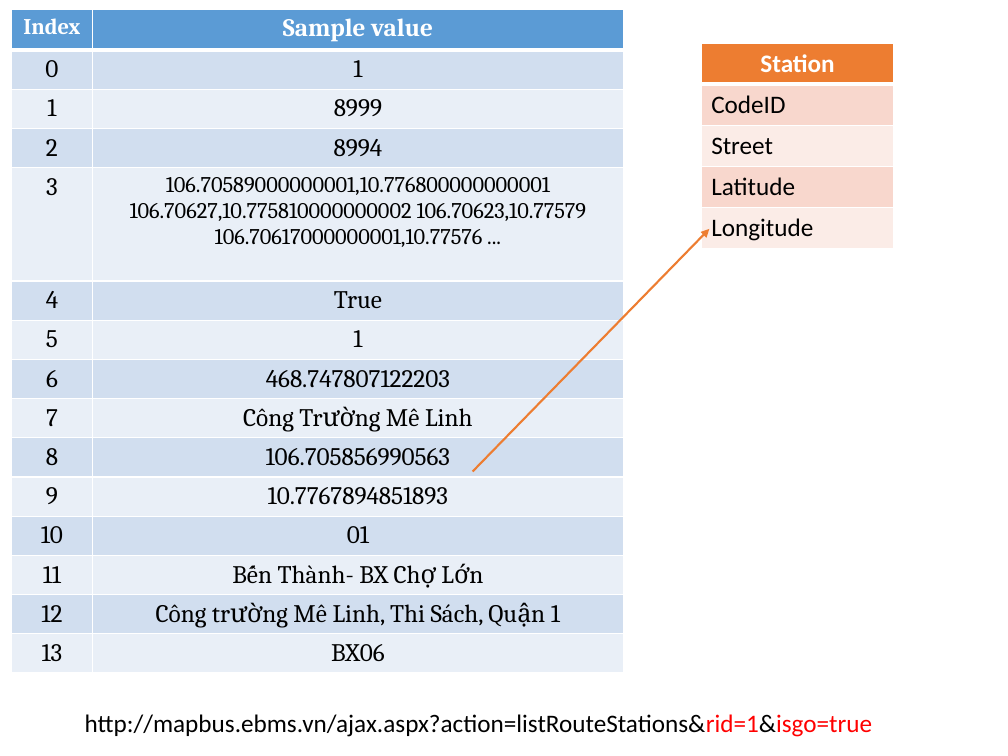
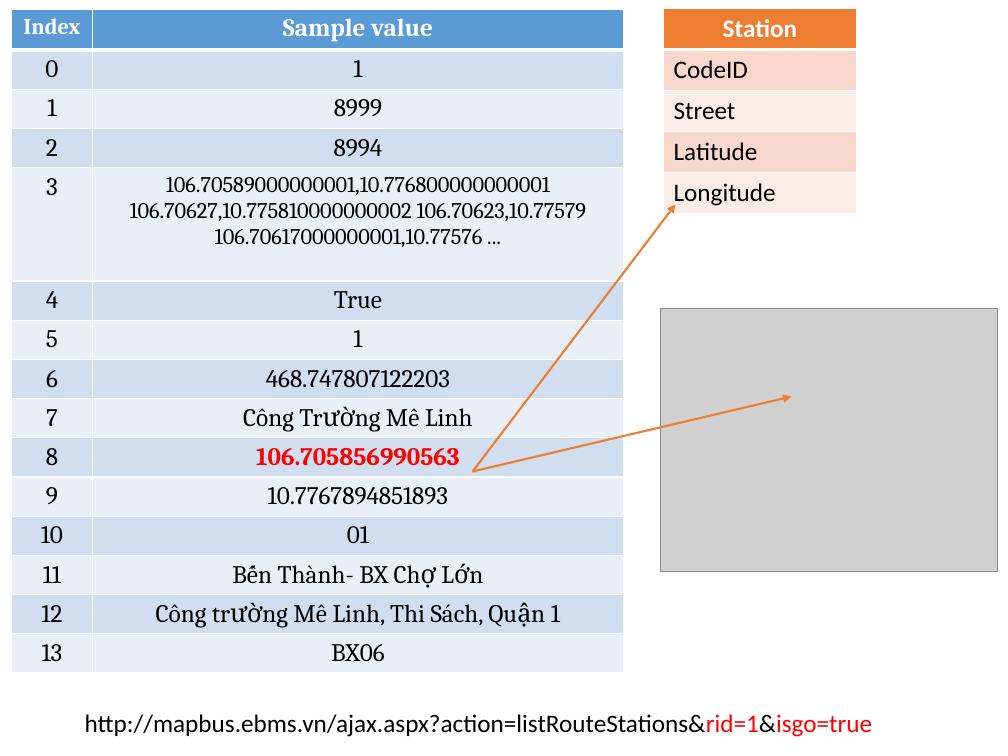
Before and after one commit to hqt/street-router, a slide deck: slide 16 of Document/presentation/parse.pptx (slide 12 before the commit). Drawn at 1008x756 pixels with LibreOffice and Linux fonts; fonts in the diff are those of the drawing; grey boxes stand for pictures. Boxes give left, top, right and bottom in pixels: in the first picture for what was removed or moved away, otherwise in the second. Text is boxed around its words. In the diff, an @@ line names an element or a change of style, - is before the commit and + after.

```diff
--- a/Document/presentation/parse.pptx
+++ b/Document/presentation/parse.pptx
@@ table at (x1=12, y1=9, x2=624, y2=691) @@
@@ text colour #000000 to #FF0000, bold on in "106.705856990563" @@
@@ table moved from (x1=702, y1=43, x2=894, y2=248) to (x1=663, y1=8, x2=856, y2=213) @@
@@ arrow moved from (473, 472) - (710, 229) to (473, 472) - (675, 205) @@
@@ picture added at (x1=661, y1=308, x2=998, y2=572) @@
@@ arrow added from (473, 472) to (791, 396), #ED7D31 1.5 pt @@
```
Also in this commit, not shown: 15 other slides changed, 4 slides added.
